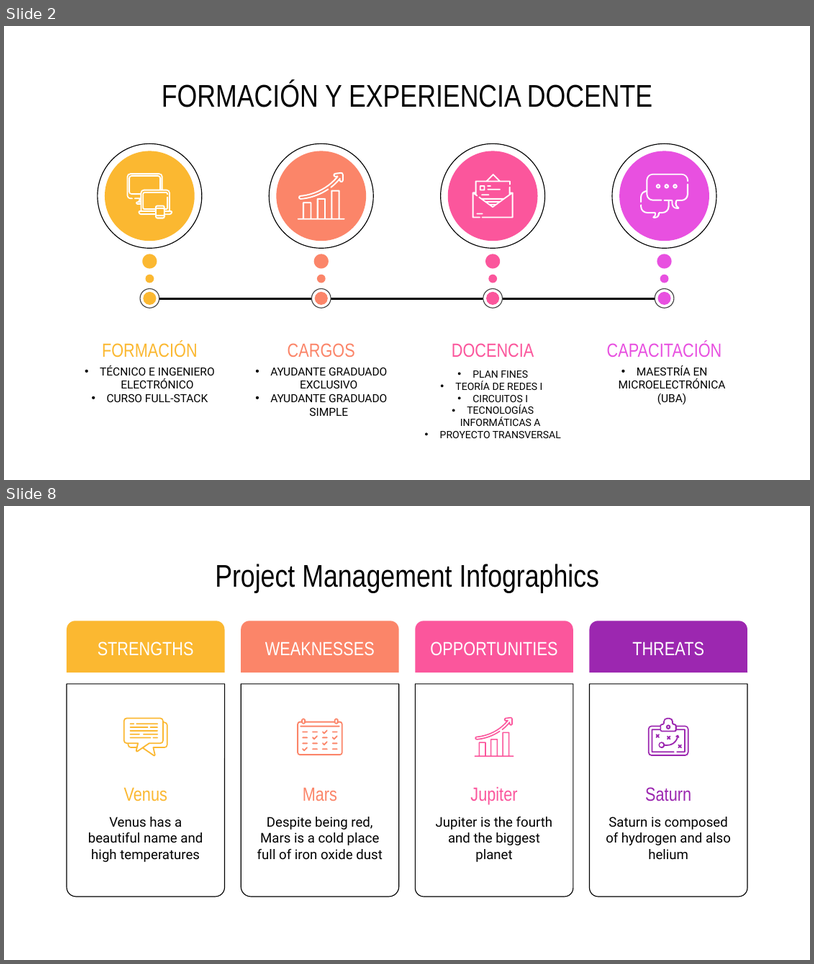
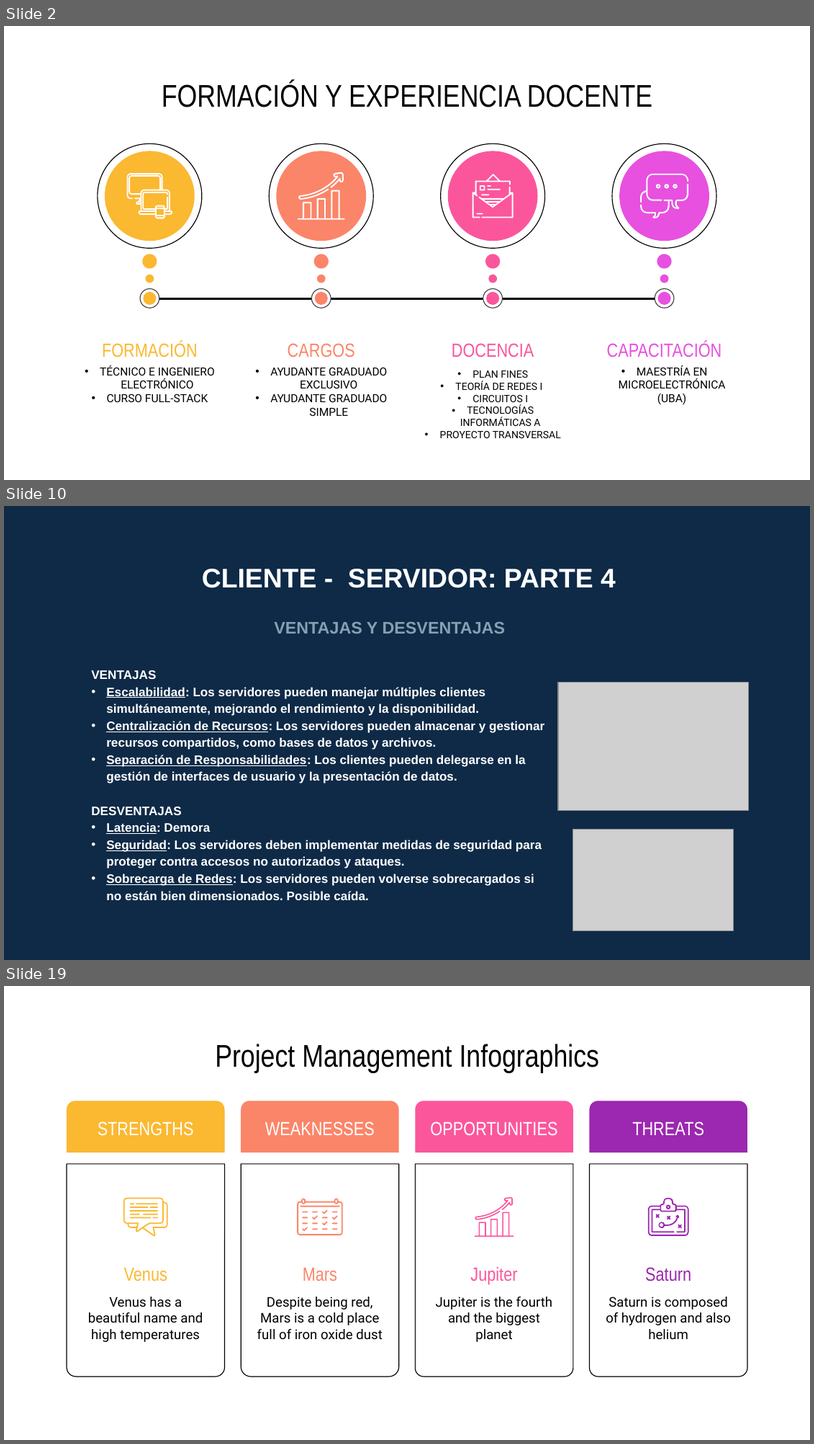
Before and after one commit to marianomorel/maestria-repo, a slide deck: Concurso - TIA - Regular/INFOGRAFIA - CONCURSO - MARIANO MOREL.pptx. Shown one above the other, each under a label of ours: slides 2 and 8 before the commit, slides 2, 10 and 19 after it; the slides between them are not shown. The pictures are 814x964 and 814x1444 pixels, drawn with LibreOffice and Linux fonts; fonts in the diff are those of the drawing; grey boxes stand for pictures. Boxes give left, top, right and bottom in pixels: in the first picture for what was removed or moved away, otherwise in the second. Text is boxed around its words. In the diff, an @@ line names an element or a change of style, - is before the commit and + after.

```diff
--- a/Concurso - TIA - Regular/INFOGRAFIA - CONCURSO - MARIANO MOREL.pptx
+++ b/Concurso - TIA - Regular/INFOGRAFIA - CONCURSO - MARIANO MOREL.pptx
@@ slide 10 added at (x1=4, y1=506, x2=810, y2=960), background #0E2A47 @@
@@ title added at (x1=202, y1=569, x2=616, y2=588), 24 pt, text #FFFFFF, bold @@
+CLIENTE - SERVIDOR: PARTE 4
@@ text added at (x1=274, y1=622, x2=506, y2=633), 15 pt, text #869FB2, bold @@
+VENTAJAS Y DESVENTAJAS
@@ text added at (x1=91, y1=670, x2=545, y2=900), 11 pt, text #FFFFFF, bold @@
+VENTAJAS
+• Escalabilidad: Los servidores pueden manejar múltiples clientes simultáneamente, mejorando el rendimiento y la disponibilidad.
+• Centralización de Recursos: Los servidores pueden almacenar y gestionar recursos compartidos, como bases de datos y archivos.
+• Separación de Responsabilidades: Los clientes pueden delegarse en la gestión de interfaces de usuario y la presentación de datos.
+DESVENTAJAS
+• Latencia: Demora
+• Seguridad: Los servidores deben implementar medidas de seguridad para proteger contra accesos no autorizados y ataques.
+• Sobrecarga de Redes: Los servidores pueden volverse sobrecargados si no están bien dimensionados. Posible caída.
@@ picture added at (x1=558, y1=682, x2=748, y2=810) @@
@@ picture added at (x1=574, y1=829, x2=734, y2=930) @@
@@ what was slide 8 is now slide 19 @@
```
Also in this commit, not shown: 3 slides changed, 13 other slides added, 8 slides removed, 4 other files.
